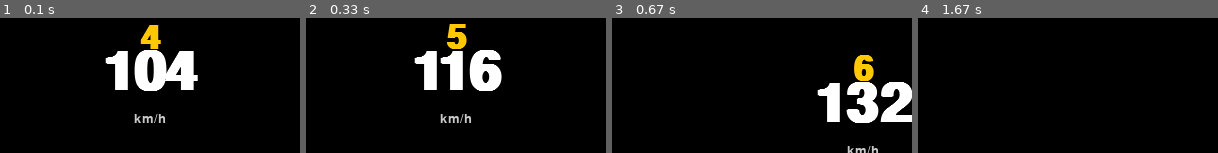
Above: before the commit, frames 1-4 (left to right).
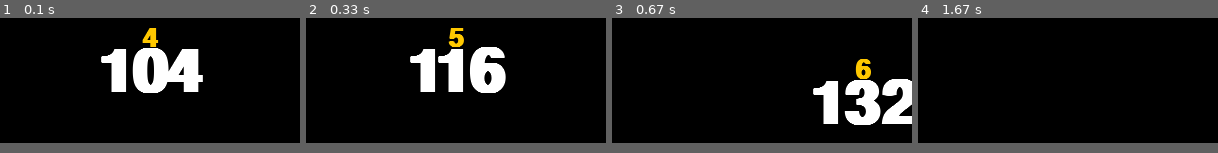
Above: after the commit, the same moments.

Repository: murilobarbosa2002/lmu-minimal-overlay
Game: pygame game, started from src/main.py
Same seed, same stepped clock (60 frames per second), same inputs: the game is played once before the commit and once after it.
Inputs (mouse positions are in pixels of both pictures, inside the frame that each line leads up to):
- Up to frame 1 (0.1 s): no input
- Up to frame 2 (0.33 s): no input
- Up to frame 3 (0.67 s): press the mouse at (690, 69) at 0.37 s; move the mouse to (741, 85) at 0.47 s; release the mouse at (792, 100) at 0.6 s
- Up to frame 4 (1.67 s): press the mouse at (996, 69) at 0.7 s; move the mouse to (1050, 74) at 0.8 s; release the mouse at (1104, 81) at 0.93 s
In our replay, the window is 300x160 before the commit and 300x150 after it. These sizes can differ from the game's own. Grey fills any space a smaller window leaves; there, only what the larger window draws over its background counts as a difference.

The runs differ from the first frame. In frame 1, 3.5% of the frame differs, in the area x 33-68%, y 5-78%; in frame 2, 3.5%; in frame 3, 3.7%, in the area x 67-100%, y 27-100%; in frame 4, only the window size differs.

Commit message:
fix(ui): remove unit and tighten spacing

Diff:
--- a/src/main.py
+++ b/src/main.py
@@ -8,12 +8,14 @@
 from src.ui.widgets.speedometer import Speedometer
 
 def main():
-    window = WindowManager(title="LMU Telemetry Overlay", width=300, height=160)
+    # Wide/Short "card" overlay style
+    window = WindowManager(title="LMU Telemetry Overlay", width=300, height=150)
     window.init()
     provider = MockTelemetryProvider()
     state_machine = StateMachine()
 
-    speedometer = Speedometer(x=10, y=5, width=280, height=150)
+    # Center widget in the window
+    speedometer = Speedometer(x=10, y=10, width=280, height=130)
 
     widgets = [speedometer]
 
--- a/src/ui/widgets/speedometer.py
+++ b/src/ui/widgets/speedometer.py
@@ -44,32 +44,31 @@
 
     def draw(self, surface: pygame.Surface) -> None:
         bg_rect = pygame.Rect(self.x, self.y, self.width, self.height)
-
+        # Main Card Body (More transparent: 160 alpha)
         s = pygame.Surface((self.width, self.height), pygame.SRCALPHA)
-        pygame.draw.rect(s, (0, 0, 0, 200), s.get_rect(), border_radius=15)
+        pygame.draw.rect(s, (0, 0, 0, 160), s.get_rect(), border_radius=15)
         surface.blit(s, (self.x, self.y))
 
+        # Render Speed (Centered)
         if self.speed_surf is None:
-            font = FontManager.get_font(80, bold=True)
+            font = FontManager.get_font(90, bold=True)
             self.speed_surf = font.render(f"{int(self.speed)}", True, self.text_color)
 
-        speed_rect = self.speed_surf.get_rect(center=(self.x + self.width // 2, self.y + self.height // 2))
+        # Move Speed slightly UP to close gap
+        speed_rect = self.speed_surf.get_rect(center=(self.x + self.width // 2, self.y + self.height // 2 + 5))
         surface.blit(self.speed_surf, speed_rect)
 
+        # Render Gear (Top Center)
         if self.gear_surf is None:
-            font = FontManager.get_font(50, bold=True)
+            font = FontManager.get_font(40, bold=True)
             gear_str = "R" if self.gear == -1 else "N" if self.gear == 0 else str(self.gear)
             self.gear_surf = font.render(gear_str, True, self.gear_color)
 
-        gear_rect = self.gear_surf.get_rect(center=(self.x + self.width // 2, self.y + 40))
+        # Move Gear slightly DOWN to close gap
+        gear_rect = self.gear_surf.get_rect(center=(self.x + self.width // 2, self.y + 35))
         surface.blit(self.gear_surf, gear_rect)
 
-        if self.unit_surf is None:
-            font_small = FontManager.get_font(20)
-            self.unit_surf = font_small.render(self.unit, True, (200, 200, 200))
-
-        unit_rect = self.unit_surf.get_rect(center=(self.x + self.width // 2, self.y + self.height - 30))
-        surface.blit(self.unit_surf, unit_rect)
+        # Unit ("km/h") removed as per request
 
     def handle_input(self, event: pygame.event.Event) -> bool:
         if event.type == pygame.MOUSEBUTTONDOWN:
